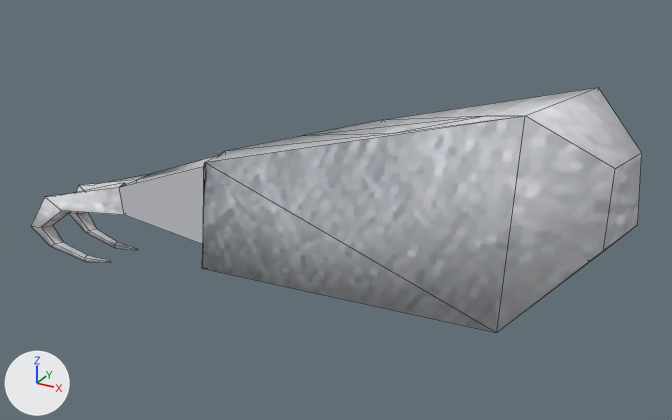
Before and after pictures for a commit that changed the FBX model media/models_X/Prost_Right_LowerArm_Hook_Female.fbx.
Rendered twice from a camera (50 mm lens) standing at (-0.00199, -0.00206, 0.00866) and looking at (-0.00338, 0.00047, 0.00739). Lighting does not change. The marker at lower left points along +X, +Y and +Z. Mesh edges are drawn as thin lines. Where no turn or scale is listed for an object, it has been applied to the vertices.

Objects in the first picture: 'Body.001'.
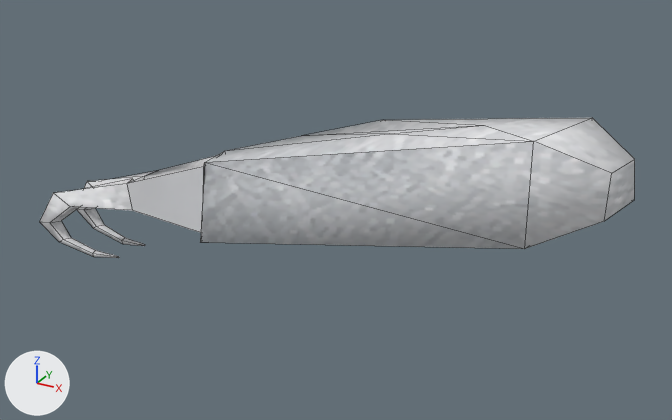
Location of each change, (x1, y1, x2, y2) in pixels of the pictures (672 x 420 px):
'Body.001', surface changed, reshaped (43% shorter)
    before: (31, 88, 642, 333)
    after: (39, 118, 635, 258)

Patch to the scene script:
```diff
--- a/media/models_X/Prost_Right_LowerArm_Hook_Female.fbx.py
+++ b/media/models_X/Prost_Right_LowerArm_Hook_Female.fbx.py
@@ img_metal_png @@
-img_metal_png = load_image('metal.png', '../textures/Clothes/metal.png', 256, 256, 'sRGB')
+img_metal_png = load_image('metal.png', '../textures/Clothes/metal.png', 256, 256, 'Non-Color')
@@ mat_body_mat_001 @@
 n0 = _N.new('ShaderNodeBsdfPrincipled'); n0.name = 'Principled BSDF'
 n2.image = img_metal_png
+n3 = _N.new('ShaderNodeTexImage'); n3.name = 'Image Texture.001'
+n3.image = img_metal_png
 _L.new(n2.outputs[0], n0.inputs[0])  # 'Color' to 'Base Color'
 _L.new(n0.outputs[0], n1.inputs[0])  # 'BSDF' to 'Surface'
+_L.new(n3.outputs[0], n0.inputs[4])  # 'Color' to 'Alpha'
@@ me_mesh_003 @@
 # used by ob_body_001; location = (0.0, 0.0, 0.0)
-me_mesh_003.from_pydata(...)  # 68 vertices, 69 faces; spans x -0.00455..-0.00242, y 0.0001..0.00079, z 0.00706..0.00789
+me_mesh_003.from_pydata(...)  # 68 vertices, 69 faces; spans x -0.00455..-0.00244, y 0.00023..0.00069, z 0.00706..0.00781
+# me_mesh_003 part 1: 61 of 68 vertices moved; they spanned x -0.00455..-0.00242, y 0.0001..0.00079, z 0.00706..0.00789 and now span x -0.00455..-0.00244, y 0.00023..0.00069, z 0.00706..0.00781; mean shift (0.0, 0.00003, 0.00001); largest move (-0.00259, 0.00079, 0.00725) -> (-0.00258, 0.00068, 0.00748)
 me_mesh_003.materials.append(mat_body_mat_001)
```
